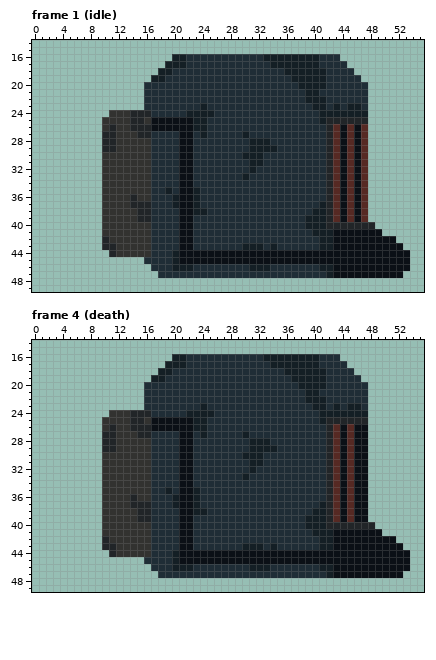
File history of a pixel-art file, assets/dumb_enemy_v2.aseprite. That is the earlier state.
64x64 pixels, 11 frames. Shown: frame 1 (idle): x 0..55, y 14..49; frame 4 (death): x 0..55, y 14..49. The commit also changed other frames, which this record leaves out.
And afterwards:
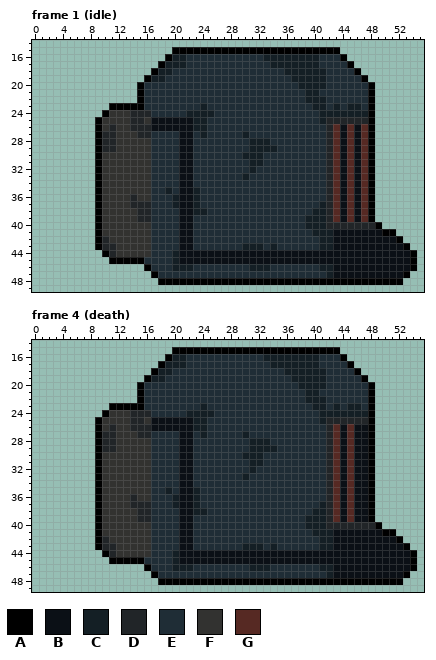
Palette (. is transparent): A #000000  B #0b1016  C #141f25  D #212528  E #1f2d36  F #323230  G #562923
The edit:
Frame 1 (idle):
y 15: x 20..43 ........................ -> AAAAAAAAAAAAAAAAAAAAAAAA
y 16: x 19 . -> A; x 44 . -> A
y 17: x 18 . -> A; x 45 . -> A
y 18: x 17 . -> A; x 46 . -> A
y 19: x 16 . -> A; x 47 . -> A
y 20..22: x 15 . -> A; x 48 . -> A
y 23: x 11..15 ..... -> AAAAA; x 48 . -> A
y 24: x 10 . -> A; x 48 . -> A
y 25..39: x 9 . -> A; x 48 . -> A
y 40: x 9 . -> A; x 49 . -> A
y 41: x 9 . -> A; x 50..51 .. -> AA
y 42: x 9 . -> A; x 52 . -> A
y 43: x 9 . -> A; x 53 . -> A
y 44: x 10 . -> A; x 54 . -> A
y 45: x 11..15 ..... -> AAAAA; x 54 . -> A
y 46: x 16 . -> A; x 54 . -> A
y 47: x 17 . -> A; x 53 . -> A
y 48: x 18..52 ................................... -> AAAAAAAAAAAAAAAAAAAAAAAAAAAAAAAAAAA
Frame 4 (death): the same change as frame 1 (idle)
Pixel boxes of the changes (left, top, right, bottom) in both pictures:
added: (95, 47, 417, 285)
added: (95, 347, 417, 585)
